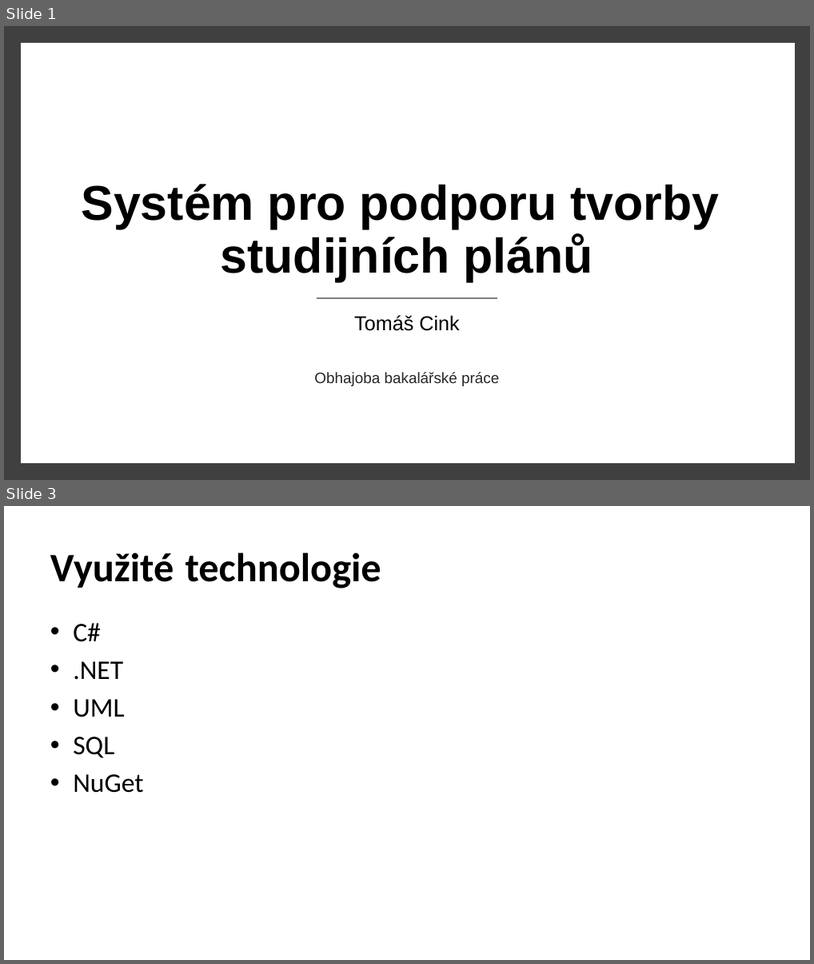
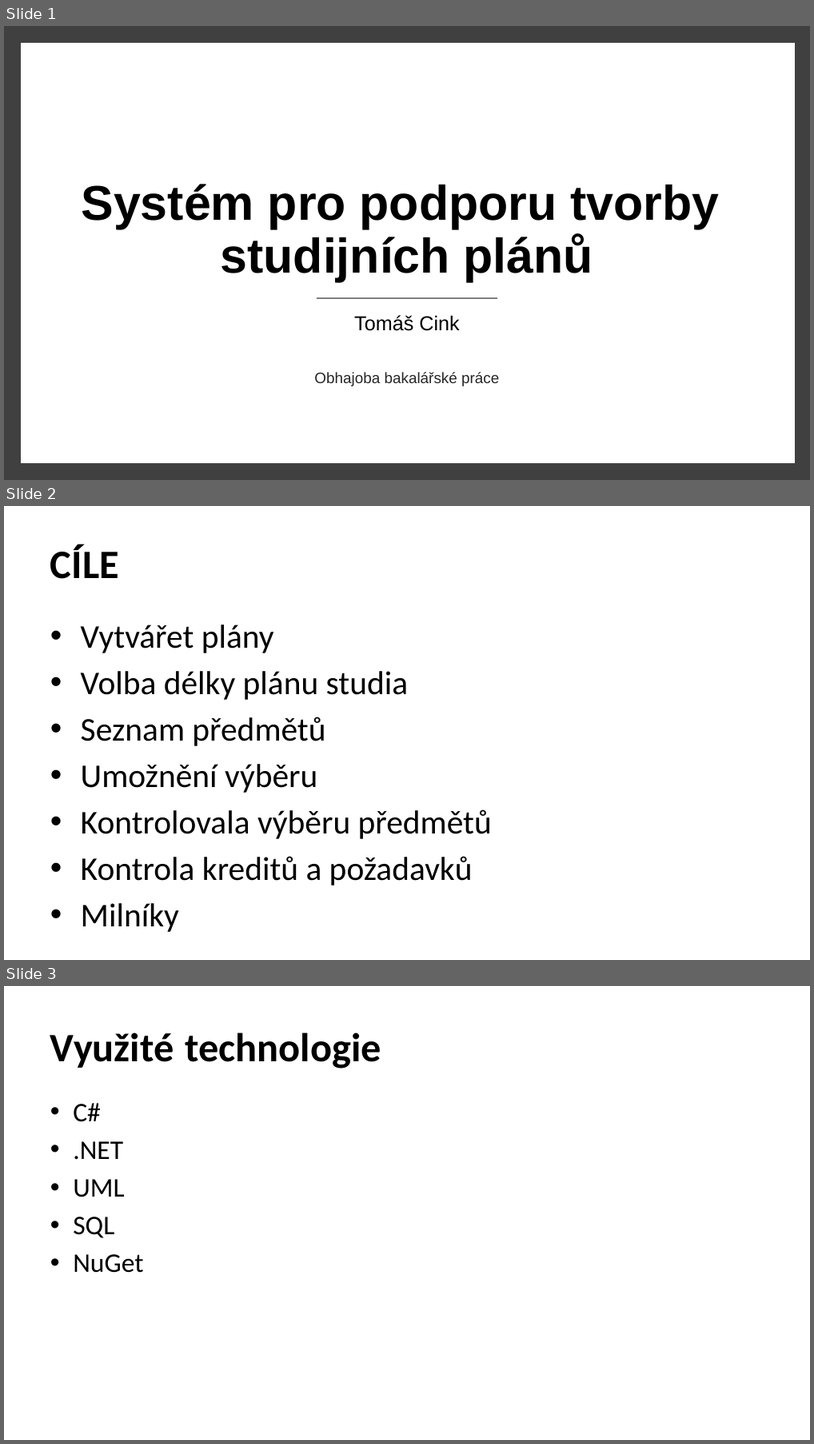
Before and after one commit to cink01/SPPSP, a slide deck: cink01_SPPSP.pptx. Shown one above the other, each under a label of ours: slides 1 and 3 before the commit, slides 1, 2 and 3 after it; the slides between them are not shown. The pictures are 814x964 and 814x1444 pixels, drawn with LibreOffice and Linux fonts; fonts in the diff are those of the drawing. Boxes give left, top, right and bottom in pixels: in the first picture for what was removed or moved away, otherwise in the second. Text is boxed around its words. In the diff, an @@ line names an element or a change of style, - is before the commit and + after.

```diff
--- a/cink01_SPPSP.pptx
+++ b/cink01_SPPSP.pptx
@@ slide 2 added at (x1=4, y1=506, x2=810, y2=960), background #FFFFFF @@
@@ title added at (x1=50, y1=544, x2=119, y2=579), 48 pt, text #000000, bold @@
+CÍLE
@@ text added at (x1=81, y1=624, x2=492, y2=885), 39.5 pt, text #000000 @@
+• Vytvářet plány
+• Volba délky plánu studia
+• Seznam předmětů
+• Umožnění výběru
+• Kontrolovala výběru předmětů
+• Kontrola kreditů a požadavků
+• Milníky
```
Also in this commit, not shown: 6 other slides added, 2 slides removed, 19 other files.
